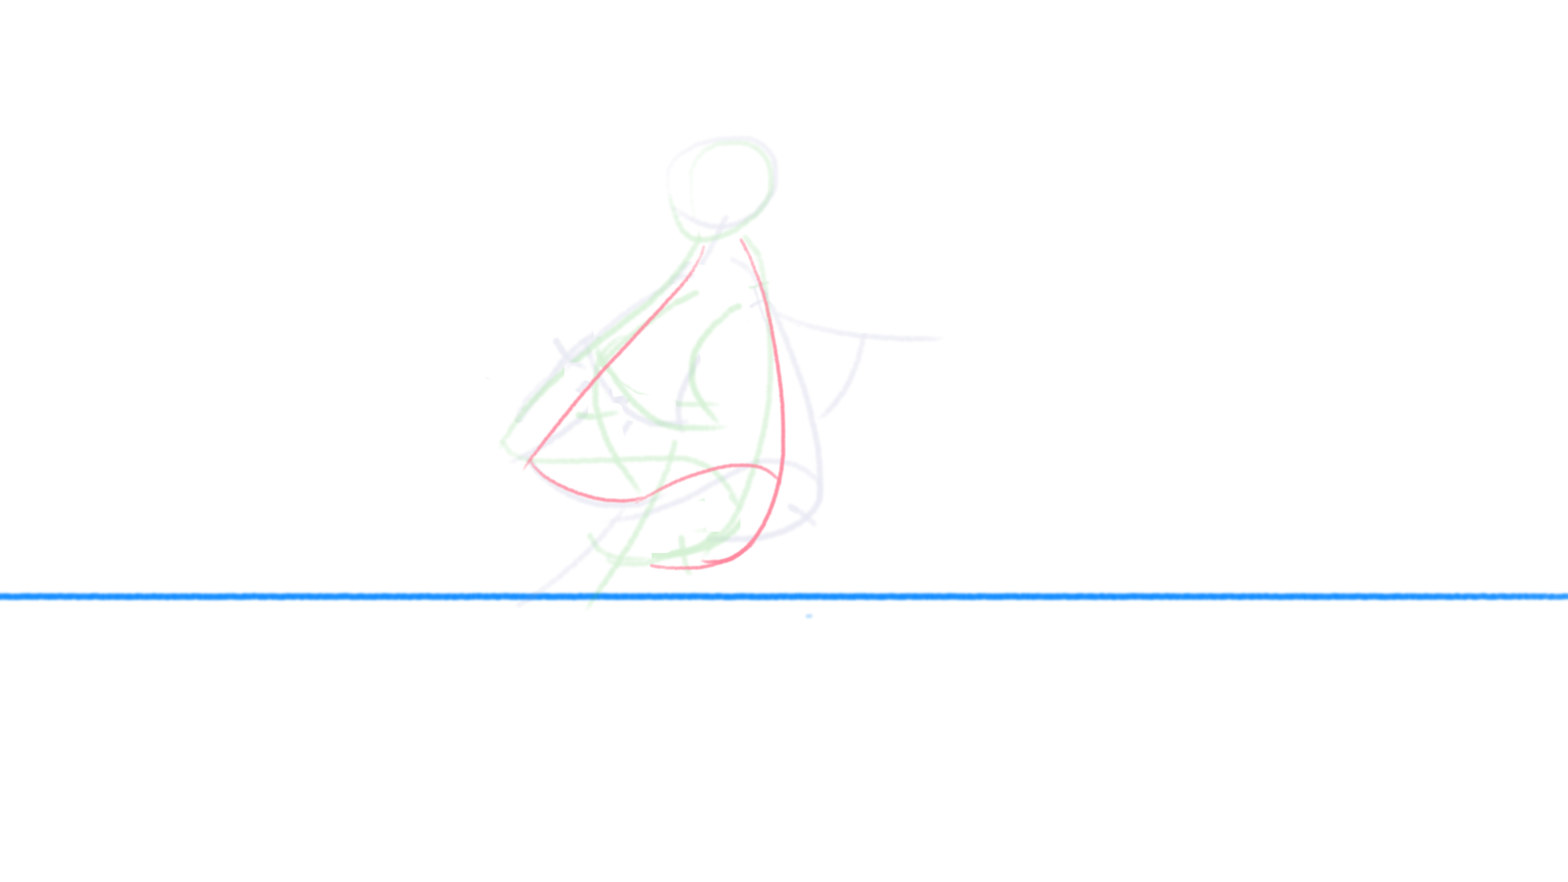
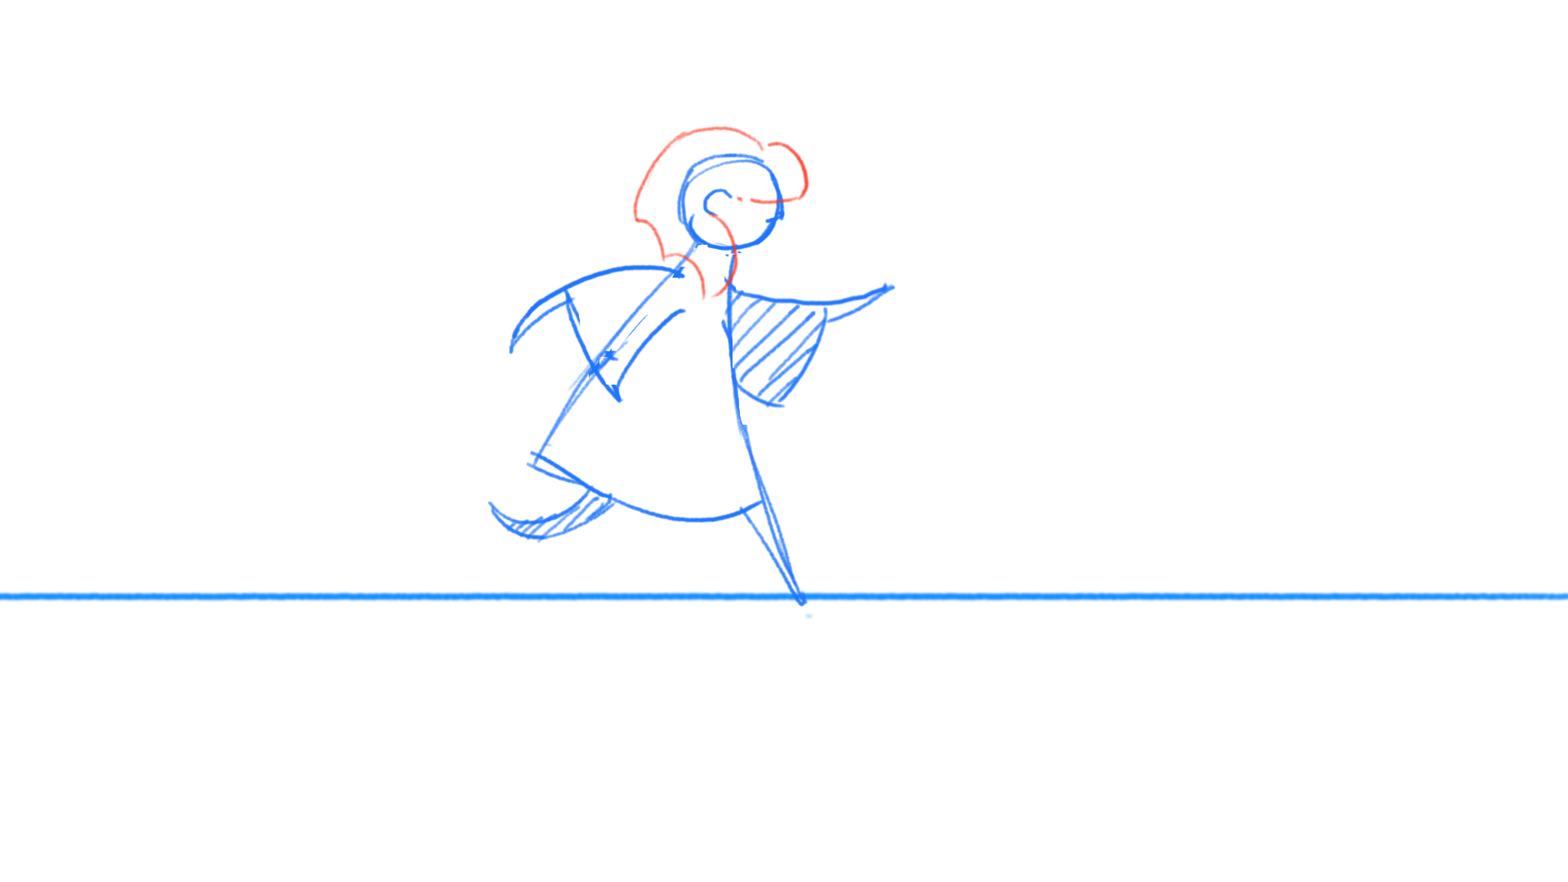
Before/after of a 1568x882 layered artwork. What changed in the layer stack:
added layer "Paint Layer 4" above "Paint Layer 3" over [627,124,837,314]
painted on "Paint Layer 3" over [485,124,941,612]
hid "Paint Layer 1", painted on it over [485,124,943,612]
painted on "Paint Layer 2" over [516,574,809,612]